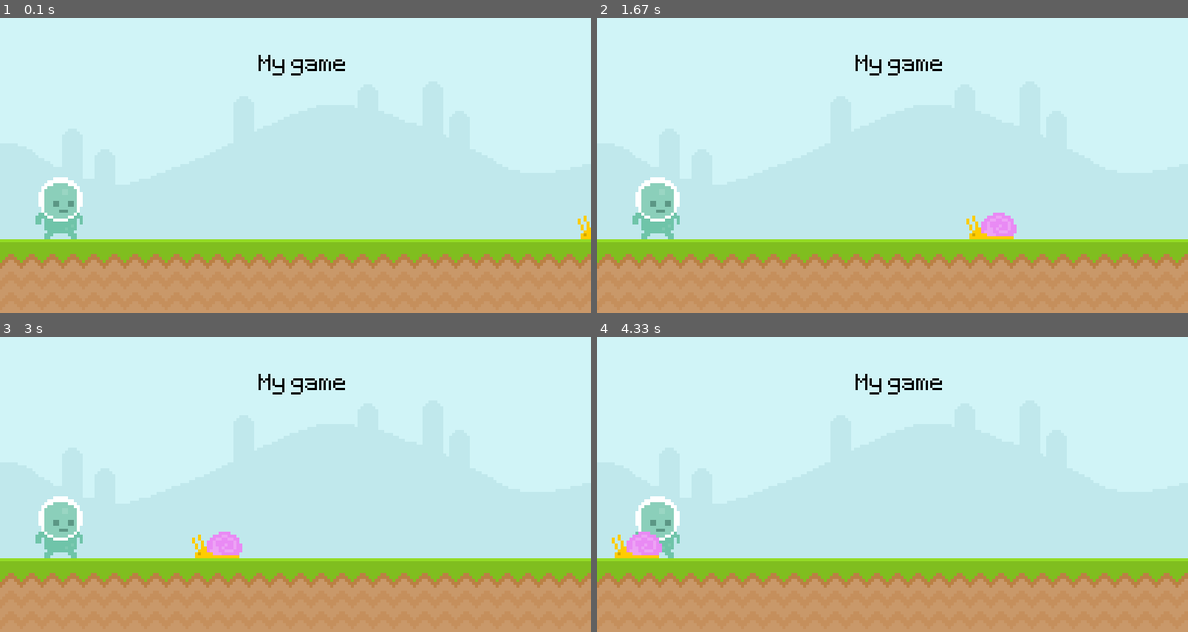
Above: before the commit, frames 1-4 (two rows, left to right).
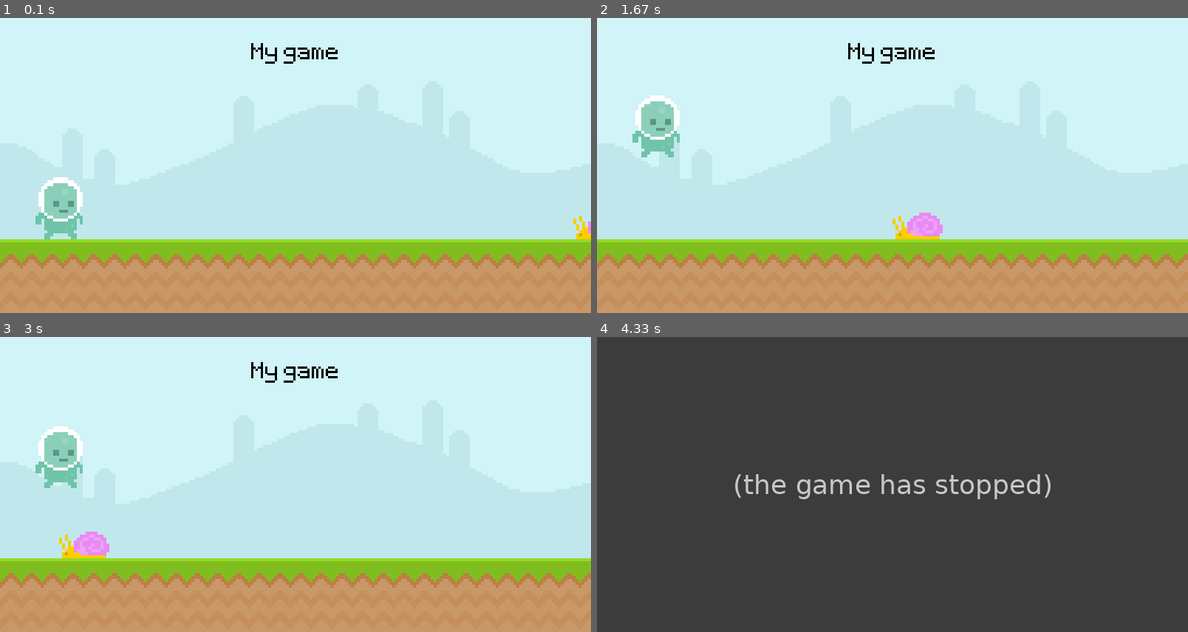
Above: after the commit, the same moments.

Repository: NedzadDonlagic04/pygame-practice
Game: pygame game, started from Practice_5/main.py
Same seed, same stepped clock (60 frames per second), same inputs: the game is played once before the commit and once after it.
Inputs (mouse positions are in pixels of both pictures, inside the frame that each line leads up to):
- Up to frame 1 (0.1 s): no input
- Up to frame 2 (1.67 s): tap Space at 0.33, 1.57 s; click (709, 121) at 1.22 s
- Up to frame 3 (3 s): tap Space at 1.87, 2.07, 2.37 s
- Up to frame 4 (4.33 s): no input

The runs differ from the first frame. In frame 1, 0.7% of the frame differs, in the area x 42-100%, y 8-75%; in frame 2, 4.2%; in frame 3, 4.1%; in frame 4, 100%, in the area x 0-100%, y 0-100%.
After the commit the program exited at 3.03 s; later frames show no game.

Commit message:
Finished the fifth practice and added comments

Diff:
--- a/Practice_5/main.py
+++ b/Practice_5/main.py
@@ -1,3 +1,8 @@
+# Made it so once the snail and player collide the game ends
+# Amongst other things, after this practice I will be making
+# the final version of the game with additions from myself
+# to what the followed tutorial showed
+
 import pygame
 from sys import exit
 
@@ -14,7 +19,7 @@
 
 text_font = pygame.font.Font('./../fonts/Pixeltype.ttf', 50)
 text_img = text_font.render('My game', False, 'Black')
-text_pos = (350, 50)
+text_rect = text_img.get_rect( center = (400, 50))
 
 snail_img = pygame.image.load('./../images/snail/snail1.png').convert_alpha()
 snail_rect = snail_img.get_rect( bottomleft = (800, 300))
@@ -22,23 +27,46 @@
 player_img = pygame.image.load('./../images/player/player_walk_1.png').convert_alpha()
 player_rect = player_img.get_rect( midbottom = (80, 300))
 
+gravity = 0
+
 while True:
     for event in pygame.event.get():
         if event.type == pygame.QUIT:
             pygame.quit()
             exit()
 
+        if event.type == pygame.KEYDOWN:
+            if event.key == pygame.K_SPACE and player_rect.bottom >= 300:
+                gravity = -22
+
+        if event.type == pygame.MOUSEBUTTONDOWN and player_rect.bottom >= 300:
+            if player_rect.collidepoint(event.pos):
+                gravity = -22
+
     screen.blit(sky_img, sky_pos)
     screen.blit(ground_img, ground_pos)
-    screen.blit(text_img, text_pos)
+    screen.blit(text_img, text_rect)
 
-    snail_rect.x -= 3
+    # Snail
+    snail_rect.x -= 4
 
     if snail_rect.right <= 0:
         snail_rect.left = 800
 
+    screen.blit(snail_img, snail_rect)
+
+    # Player
+    gravity += 1
+    player_rect.y += gravity
+
+    if player_rect.bottom >= 300:
+        player_rect.bottom = 300
+
     screen.blit(player_img, player_rect)
-    screen.blit(snail_img, snail_rect)
+
+    if player_rect.colliderect(snail_rect):
+        pygame.quit()
+        exit()
 
     pygame.display.update()
     clock.tick(60)
